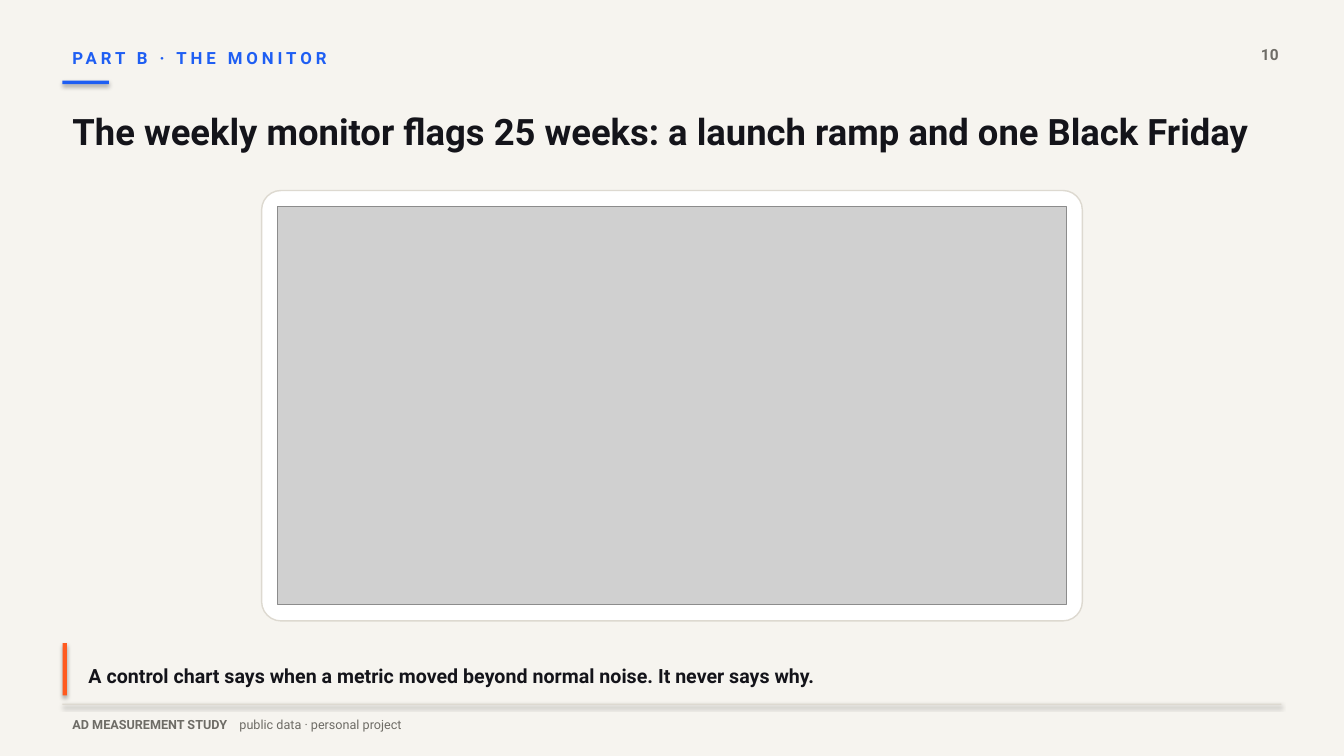
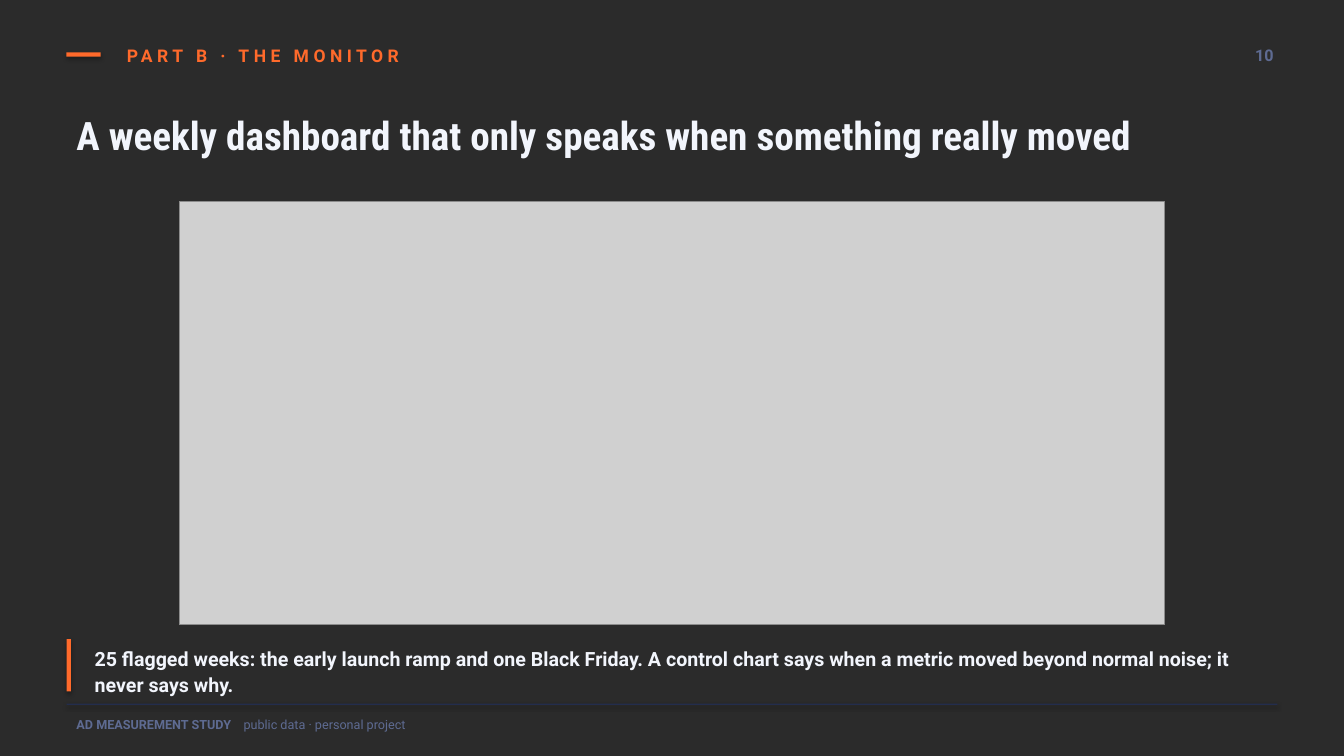
Before and after one commit to VikramVarkoor/Ad-Measurement-Study, a slide deck: slide 10 of deck/ad_measurement_deck.pptx. Drawn at 1344x756 pixels with LibreOffice and Linux fonts; fonts in the diff are those of the drawing; grey boxes stand for pictures; background and template pictures are left out; a plain dark background stands for a picture behind light text. Boxes give left, top, right and bottom in pixels: in the first picture for what was removed or moved away, otherwise in the second. Text is boxed around its words. In the diff, an @@ line names an element or a change of style, - is before the commit and + after.

```diff
--- a/deck/ad_measurement_deck.pptx
+++ b/deck/ad_measurement_deck.pptx
@@ background #F6F4EF to picture (left out) @@
@@ rectangle: place and size @@
-rectangle at [63,81,109,85]
+rectangle at [67,52,101,56]
@@ rectangle at [67,52,101,56]: fill #1E5EF3 to #FF6A2B @@
@@ text "PART B · THE MONITOR": place and size @@
-text "PART B · THE MONITOR" at [137,52,148,64]
+text "PART B · THE MONITOR" at [196,49,207,62]
@@ text "PART B · THE MONITOR" at [196,49,207,62]: size 12 to 12.5 pt, text colour #1E5EF3 to #FF6A2B, letter spacing 2.8 to 3.2 pt @@
@@ text "10" at [1255,49,1273,61]: size 11 to 11.5 pt, text colour #6E6C66 to #5E6B92 @@
@@ text at [76,120,1131,159]: text changed; size 26 to 28 pt; font Roboto to Roboto Condensed; text colour #14141A to #F2F5FC @@
-The weekly monitor flags 25 weeks: a launch ramp and one Black Friday
+A weekly dashboard that only speaks when something really moved
@@ picture: place and size @@
-picture at [278,207,1067,605]
+picture at [179,202,1165,625]
@@ rounded rectangle removed at [262,191,1083,621] @@
@@ rectangle: place and size @@
-rectangle at [63,643,67,696]
+rectangle at [67,639,71,692]
@@ rectangle at [67,639,71,692]: fill #FF5A1F to #FF6A2B @@
@@ text at [95,651,1229,696]: text changed; text colour #14141A to #F2F5FC @@
-A control chart says when a metric moved beyond normal noise. It never says why.
+25 flagged weeks: the early launch ramp and one Black Friday. A control chart says when a metric moved beyond normal noise; it never says why.
@@ text "AD MEASUREMENT STUDY public data ..." at [76,720,406,732]: text colour #6E6C66 to #5E6B92 @@
@@ rectangle: place and size @@
-rectangle at [63,704,1281,705]
+rectangle at [67,704,1277,705]
@@ rectangle at [67,704,1277,705]: fill #DDD9D0 to #232D4D @@
```
Also in this commit, not shown: 13 other slides changed, 28 other files.
